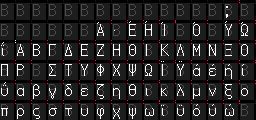
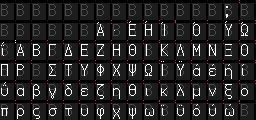
The second 256x120 image is a revision of the first. Changes to its layers:
painted on "Glyphs" over 162, 50, 169, 93
